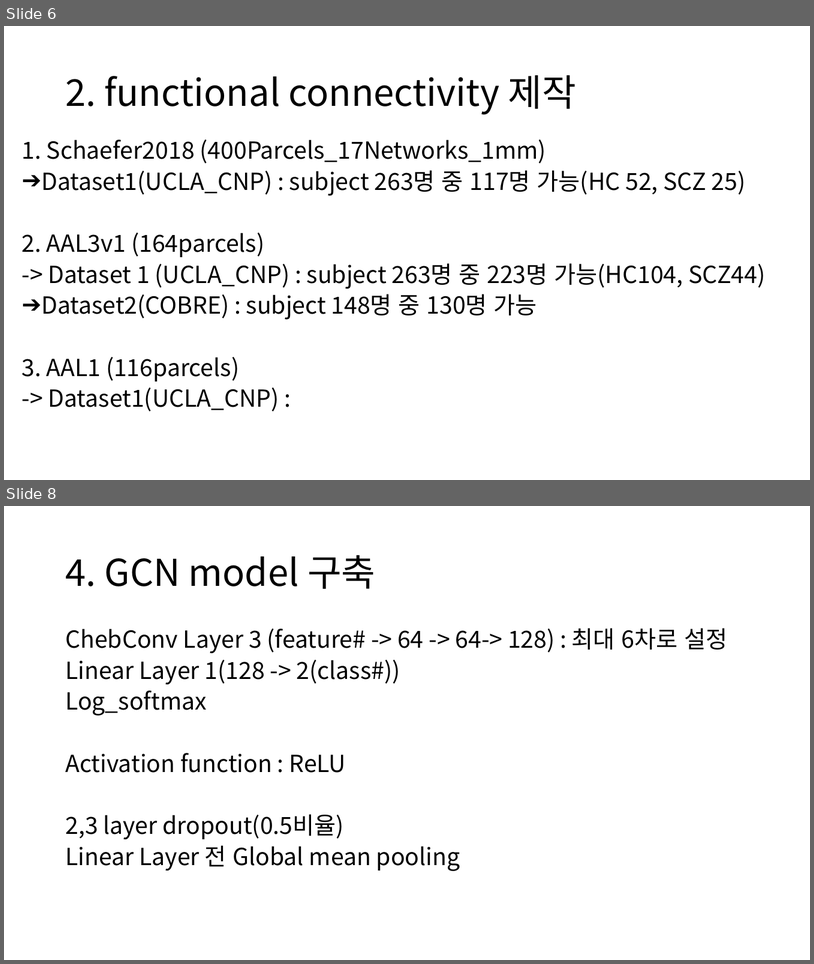
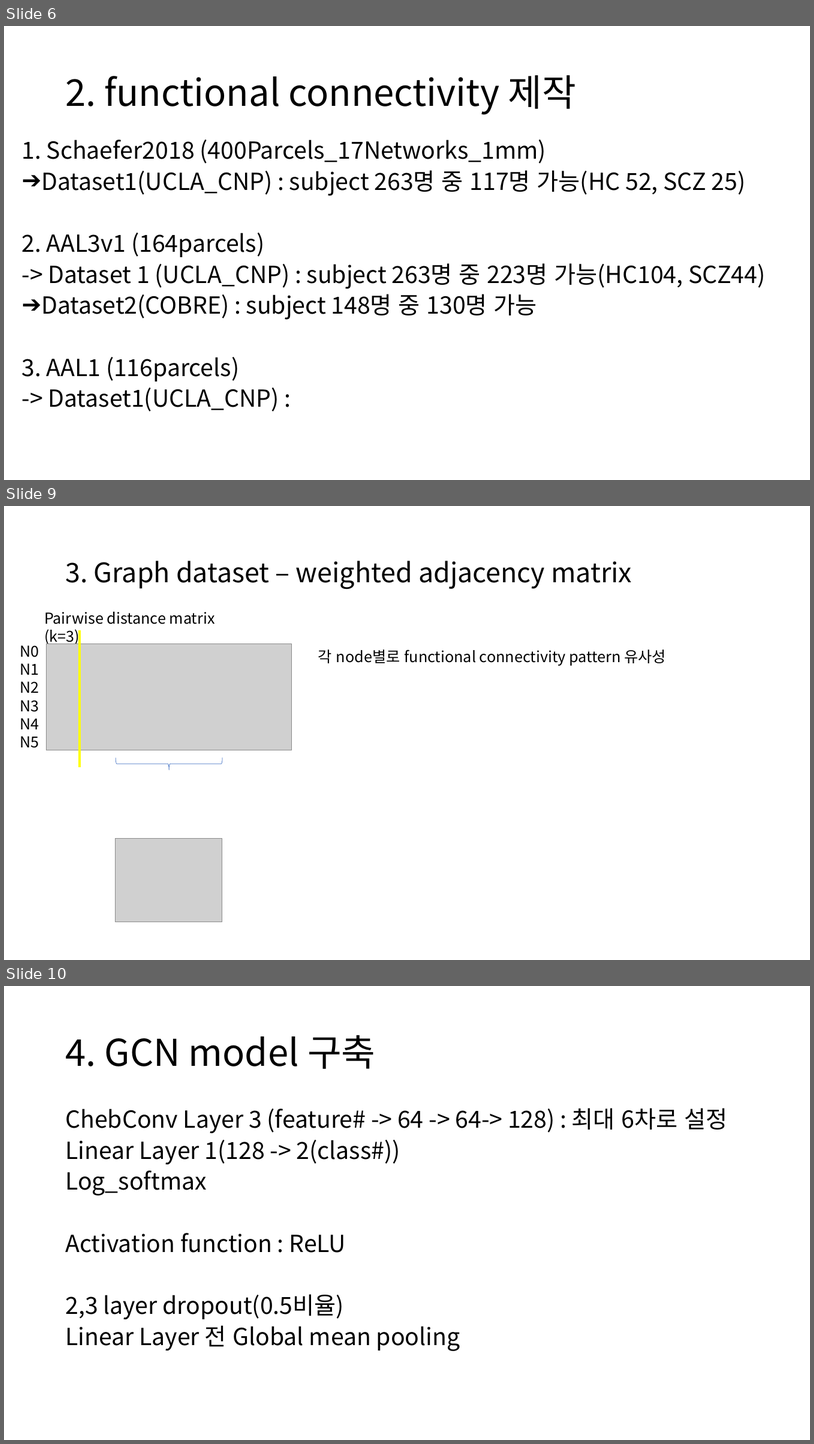
Before and after one commit to janett105/GNN_SCHZ, a slide deck: Presentation/초기 발표.pptx. Shown one above the other, each under a label of ours: slides 6 and 8 before the commit, slides 6, 9 and 10 after it; the slides between them are not shown. The pictures are 814x964 and 814x1444 pixels, drawn with LibreOffice and Linux fonts; fonts in the diff are those of the drawing; grey boxes stand for pictures. Boxes give left, top, right and bottom in pixels: in the first picture for what was removed or moved away, otherwise in the second. Text is boxed around its words. In the diff, an @@ line names an element or a change of style, - is before the commit and + after.

Commit message:
adjacency

```diff
--- a/Presentation/초기 발표.pptx
+++ b/Presentation/초기 발표.pptx
@@ slide 9 added at [4, 506, 810, 960], background #FFFFFF @@
@@ title added at [65, 561, 632, 589], 32 pt, text #000000 @@
+3. Graph dataset – weighted adjacency matrix
@@ text added at [44, 612, 215, 645], 18 pt, text #000000 @@
+Pairwise distance matrix (k=3)
@@ line added from (80, 630) to (80, 768), #FFFF00 3 pt @@
@@ text added at [20, 645, 39, 748], 18 pt, text #000000 @@
+N0
+N1
+N2
+N3
+N4
+N5
@@ picture added at [47, 643, 292, 750] @@
@@ text added at [318, 649, 666, 666], 18 pt, text #000000 @@
+각 node별로 functional connectivity pattern 유사성
@@ right brace added at [116, 757, 223, 771], outline #4472C4 0.5 pt @@
@@ picture added at [116, 838, 222, 922] @@
@@ what was slide 8 is now slide 10 @@
```
Also in this commit, not shown: 4 slides changed, 2 other slides added, 42 other files.
